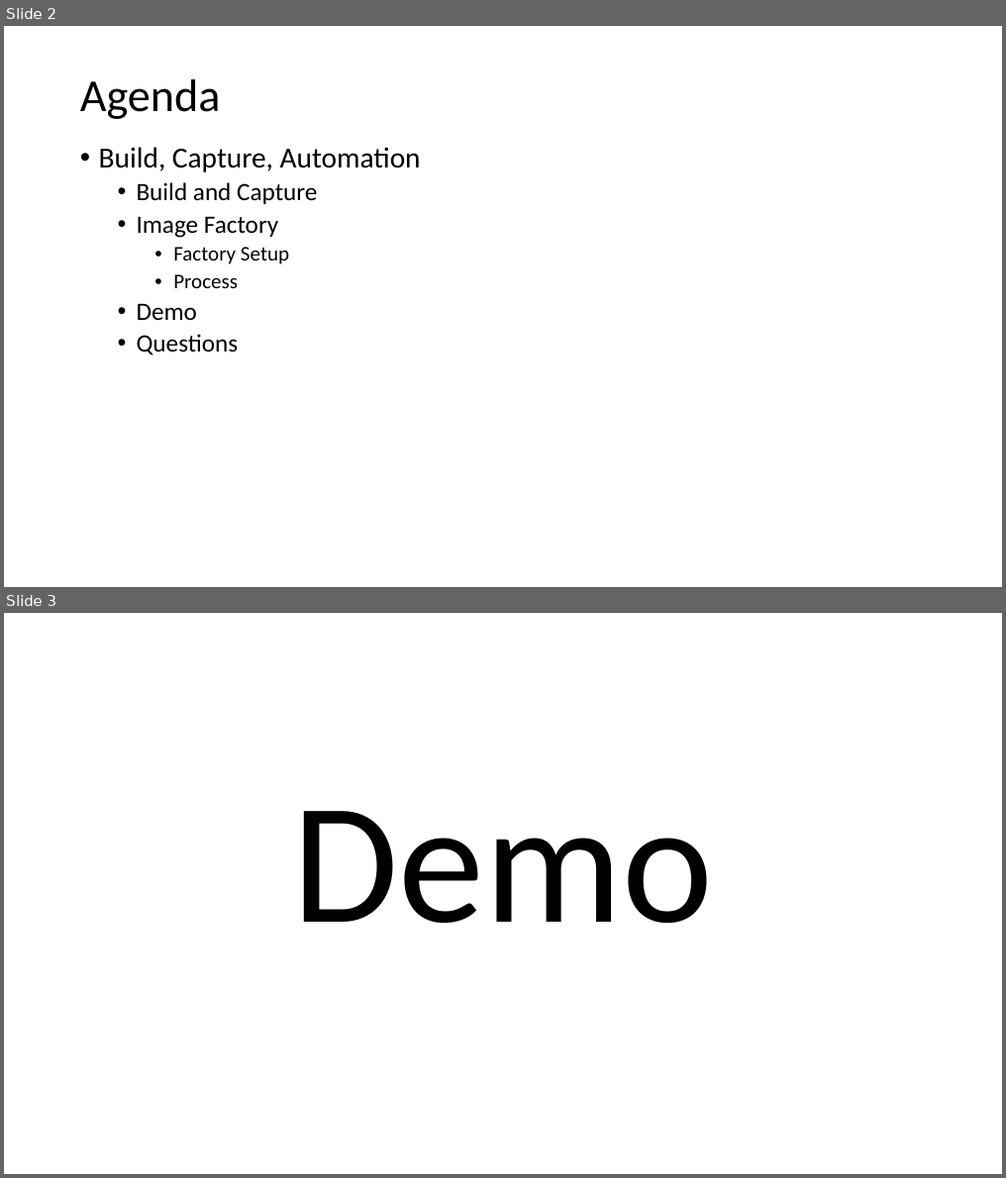
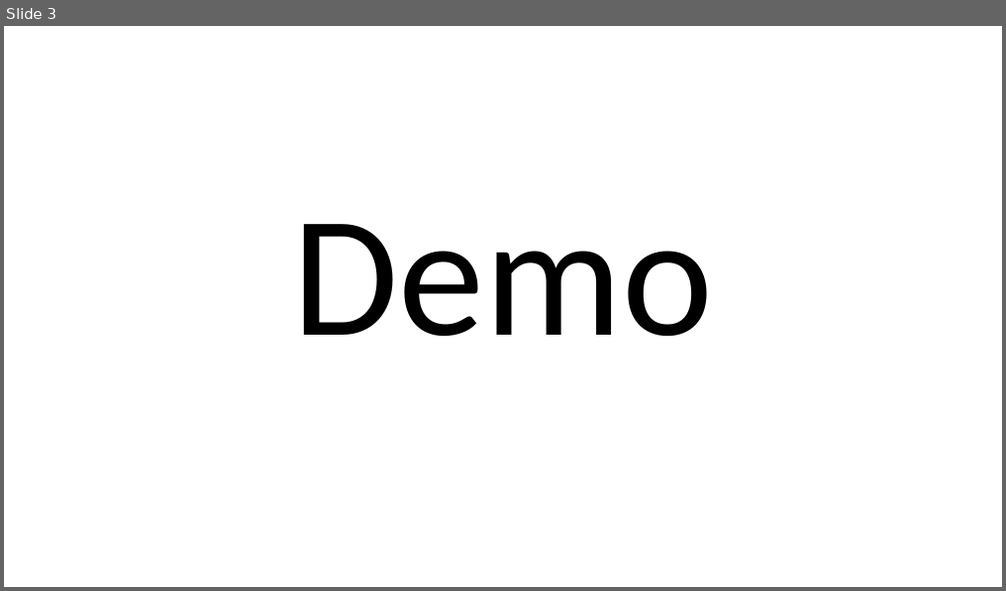
Before and after one commit to fydexx/HECC-2018, a slide deck: Part_02/Section03.pptx. Shown one above the other, each under a label of ours: slides 2 and 3 before the commit, slide 3 after it. The pictures are 1006x1178 and 1006x591 pixels, drawn with LibreOffice and Linux fonts; fonts in the diff are those of the drawing. Boxes give left, top, right and bottom in pixels: in the first picture for what was removed or moved away, otherwise in the second. Text is boxed around its words. In the diff, an @@ line names an element or a change of style, - is before the commit and + after.

```diff
--- a/Part_02/Section03.pptx
+++ b/Part_02/Section03.pptx
@@ slide 2 removed at [4, 26, 1002, 587], background #FFFFFF @@
@@ title removed at [80, 79, 221, 119] @@
-Agenda
@@ text removed at [99, 147, 421, 356] @@
-• Build, Capture, Automation
-  • Build and Capture
-  • Image Factory
-    • Factory Setup
-    • Process
-  • Demo
-  • Questions
```
Also in this commit, not shown: 1 slide changed, 1 slide added.
